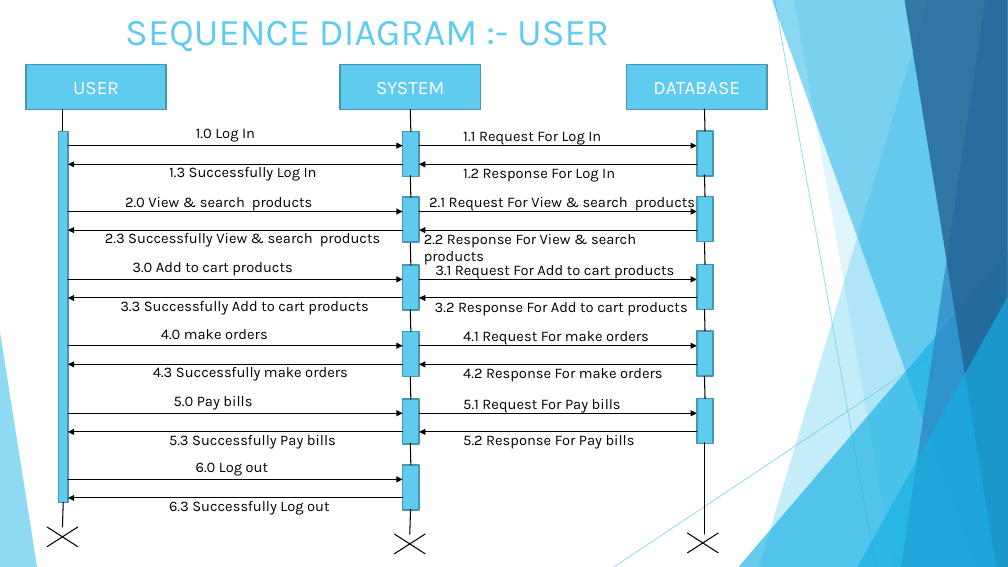
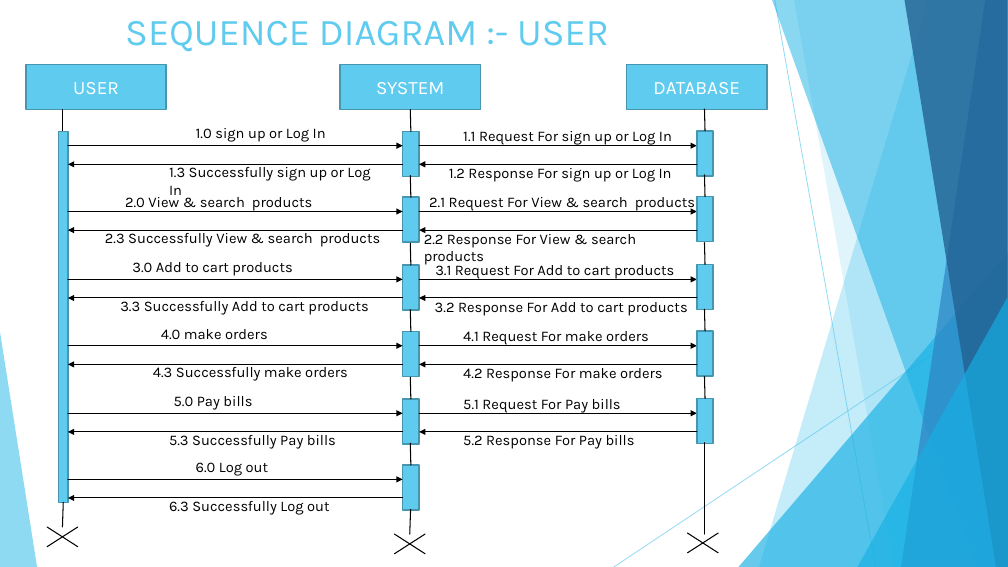
Before and after one commit to vivek-patel007/agwiscart-project, a slide deck: slide 23 of documents/project-agwiscart.pptx. Drawn at 1008x567 pixels with LibreOffice and Linux fonts; fonts in the diff are those of the drawing. Boxes give left, top, right and bottom in pixels: in the first picture for what was removed or moved away, otherwise in the second. Text is boxed around its words. In the diff, an @@ line names an element or a change of style, - is before the commit and + after.

```diff
--- a/documents/project-agwiscart.pptx
+++ b/documents/project-agwiscart.pptx
@@ text at (196,128,326,142): text changed @@
-1.0 Log In
+1.0 sign up or Log In
@@ text at (463,131,672,145): text changed @@
-1.1 Request For Log In
+1.1 Request For sign up or Log In
@@ text at (169,164,370,195): text changed @@
-1.3 Successfully Log In
+1.3 Successfully sign up or Log In
@@ text at (449,164,672,182): text changed @@
-1.2 Response For Log In
+1.2 Response For sign up or Log In
```
Also in this commit, not shown: 9 other slides changed, 43 other files.
